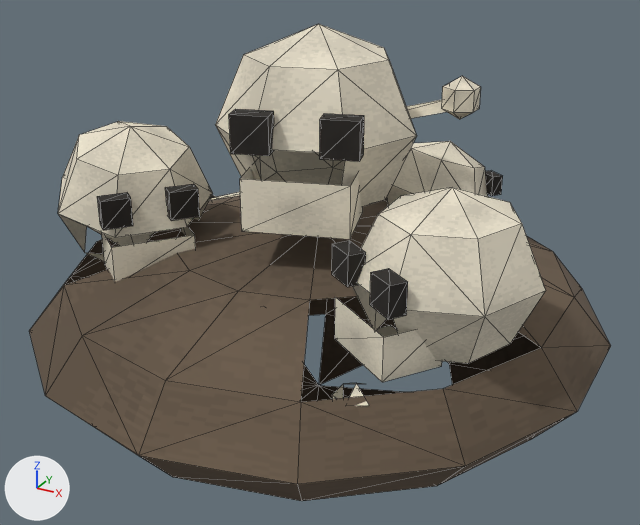
The glTF model packages/client/public/models/props/prop_skull_pile.glb: old version first, new version second.
Rendered twice from a camera (50 mm lens) standing at (1.306, -2.367, 1.354) and looking at (0.03, -0.047, 0.194). Every picture has the same lights, and +X, +Y and +Z are marked at lower left. The picture after the commit comes second. Mesh edges are drawn as thin lines. Vertices at exactly the same position are counted once.

In view in the first picture: 'prop_skull_pile'.
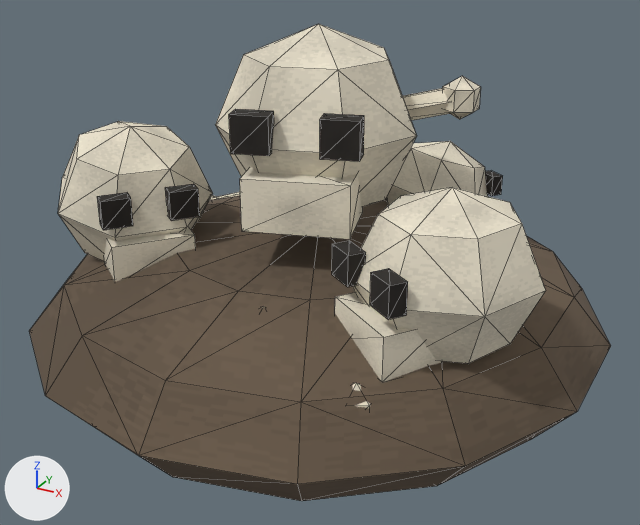
The change, as a diff of the scene's bpy script:
```diff
--- a/packages/client/public/models/props/prop_skull_pile.glb.py
+++ b/packages/client/public/models/props/prop_skull_pile.glb.py
@@ me_prop_skull_pile @@
 # used by ob_prop_skull_pile; location = (0.0, 0.0, 0.0)
-me_prop_skull_pile.from_pydata(...)  # 385 vertices, 503 faces; spans x -0.93..0.93, y -0.95..0.95, z -0.3..0.94
+me_prop_skull_pile.from_pydata(...)  # 412 vertices, 636 faces; spans x -0.93..0.93, y -0.95..0.95, z -0.3..0.94
+# me_prop_skull_pile part 1
+# 16 faces are deleted
+# 22 vertices are added at x -0.42..0.7, y -0.65..0.57, z 0.03..0.74
+# 5 new vertices lie (0.0, 0.06, 0.0) away from vertices in x -0.35..0.65, y -0.73..0.17, z 0.04..0.14
+# 146 new faces join them
+# other edits to the shape of me_prop_skull_pile do not show in these pictures
 me_prop_skull_pile.materials.append(mat_wrh_fixed)
```

Location of each change, (x1, y1, x2, y2) in pixels of the pictures (640 x 525 px):
part 1 of me_prop_skull_pile, built on
    after: (59, 88, 540, 408)
